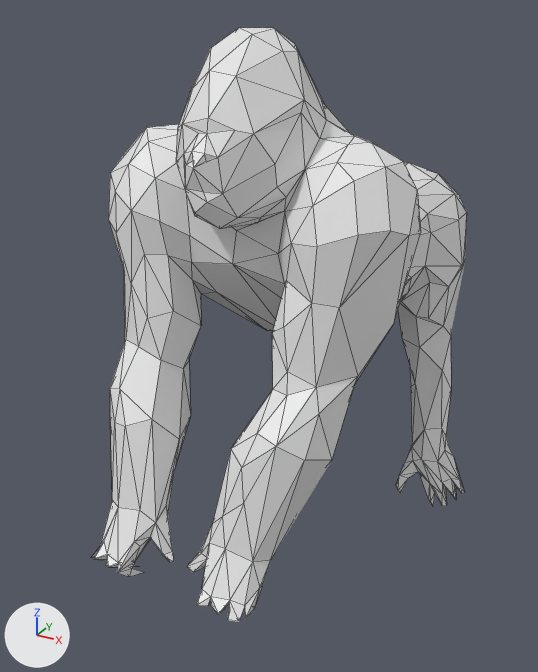
A saved change to the OBJ model final_project4/Assets/Mesh/Gorilla/Walk/Gorilla_000021.obj.
Before and after are seen from a 50 mm lens placed at (1.42, -2.82, 2.4), pointed at (-0.12, -0.03, 1.0). The lights are fixed; the arrows at lower left show +X, +Y and +Z. Mesh edges are drawn as thin lines. Where no turn or scale is listed for an object, it has been applied to the vertices.

In view in the first picture: '10664_Gorilla_v2'.
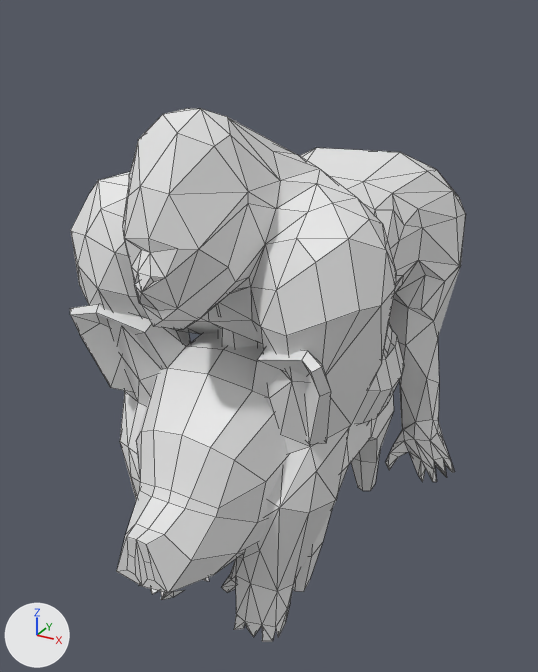
Changed parts and their boxes [x1, y1, x2, y2] in the pictures (538 x 672 px):
'10664_Gorilla_v2', reshaped (10% shorter)
    before: [91, 28, 467, 622]
    after: [71, 108, 466, 642]
'pig', added
    after: [70, 304, 394, 593]
'Chicken', added
    after: [218, 324, 404, 425]

The change, as a list of edits to the scene's bpy script:
```text
Change me_10664_gorilla_v2:
    used by ob_10664_gorilla_v2; location = (0.0, 0.0, 0.0)
    remove me_10664_gorilla_v2.from_pydata(...)  # 485 vertices, 886 faces; spans x -0.7..0.72, y -1.08..1.4, z -0.1..2.34
    add me_10664_gorilla_v2.from_pydata(...)  # 485 vertices, 886 faces; spans x -0.7..0.65, y -1.04..1.27, z -0.01..2.11
    me_10664_gorilla_v2 part 1: 485 of 485 vertices moved; they spanned x -0.7..0.72, y -1.08..1.4, z -0.1..2.34 and now span x -0.7..0.65, y -1.04..1.27, z -0.01..2.11; mean shift (-0.01, -0.09, -0.11); largest move (0.02, -0.39, 2.32) -> (0.02, -0.87, 2.05)
Add me_pig:
    me_pig.from_pydata(...)  # 244 vertices, 251 faces; spans x -0.55..0.55, y -1.2..0.7, z -0.01..1.36
Add me_chicken:
    me_chicken.from_pydata(...)  # 378 vertices, 378 faces, 1 loose edge; spans x -0.48..0.47, y -0.75..0.82, z 0.0..1.69
Add ob_pig:
    ob_pig = bpy.data.objects.new('pig', me_pig)
    ob_pig.location = (0.0, 0.0, 0.0)
Add ob_chicken:
    ob_chicken = bpy.data.objects.new('Chicken', me_chicken)
    ob_chicken.location = (0.0, 0.0, 0.0)
```
